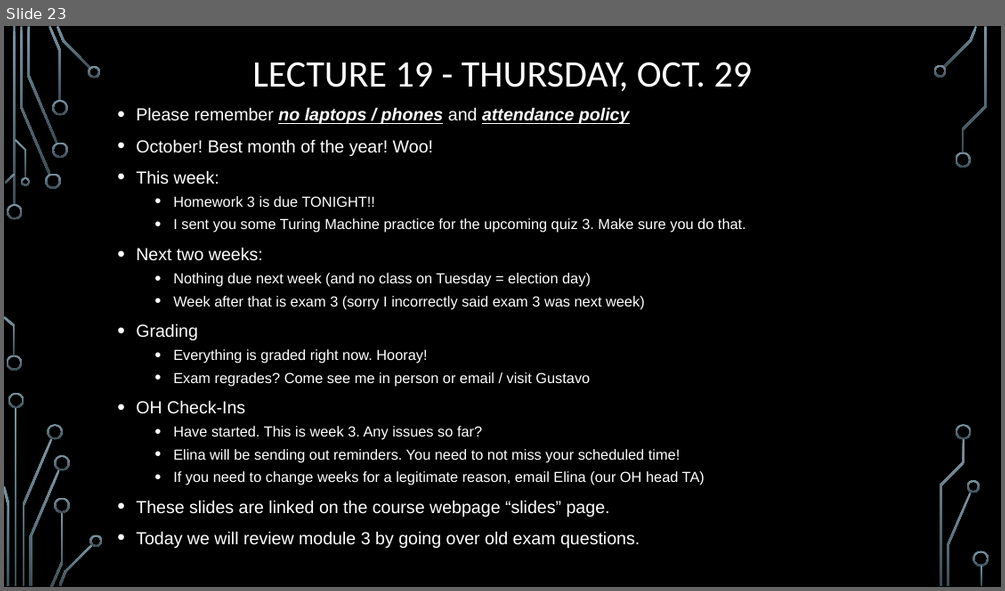
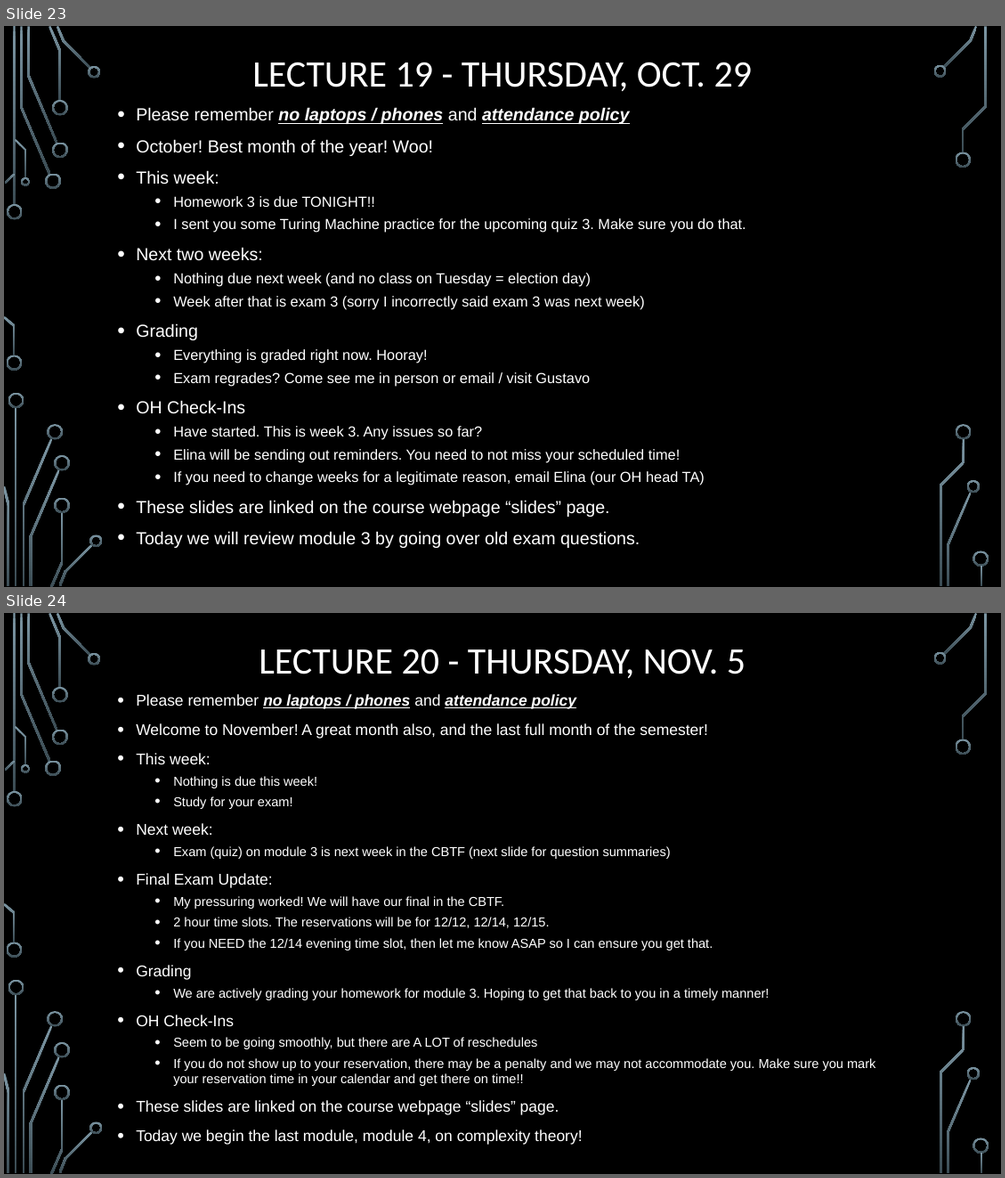
Before and after one commit to markfloryan/dmt2, a slide deck: slides/00-DailyAnnouncements.pptx. Shown one above the other, each under a label of ours: slide 23 before the commit, slides 23 and 24 after it. The pictures are 1005x591 and 1005x1178 pixels, drawn with LibreOffice and Linux fonts; fonts in the diff are those of the drawing; background and template pictures are left out. Boxes give left, top, right and bottom in pixels: in the first picture for what was removed or moved away, otherwise in the second. Text is boxed around its words. In the diff, an @@ line names an element or a change of style, - is before the commit and + after.

```diff
--- a/slides/00-DailyAnnouncements.pptx
+++ b/slides/00-DailyAnnouncements.pptx
@@ slide 24 added at (x1=4, y1=613, x2=1001, y2=1174), background picture (left out); not listed: 36 template elements that a slide beside it also shows @@
@@ title added at (x1=259, y1=649, x2=745, y2=678), 36 pt, text #FFFFFF @@
+LECTURE 20 - THURSDAY, NOV. 5
@@ text added at (x1=136, y1=694, x2=875, y2=1144), 12.5 pt, text #FFFFFF @@
+• Please remember no laptops / phones and attendance policy
+• Welcome to November! A great month also, and the last full month of the semester!
+• This week:
+  • Nothing is due this week!
+  • Study for your exam!
+• Next week:
+  • Exam (quiz) on module 3 is next week in the CBTF (next slide for question summaries)
+• Final Exam Update:
+  • My pressuring worked! We will have our final in the CBTF.
+  • 2 hour time slots. The reservations will be for 12/12, 12/14, 12/15.
+  • If you NEED the 12/14 evening time slot, then let me know ASAP so I can ensure you get that.
+• Grading
+  • We are actively grading your homework for module 3. Hoping to get that back to you in a timely manner!
+• OH Check-Ins
+  • Seem to be going smoothly, but there are A LOT of reschedules
+  • If you do not show up to your reservation, there may be a penalty and we may not accommodate you. Make sure you mark your reservation time in your calendar and get there on time!!
+• These slides are linked on the course webpage “slides” page.
+• Today we begin the last module, module 4, on complexity theory!
```
Also in this commit, not shown: 1 slide changed, 1 other slide added, 1 other file.
